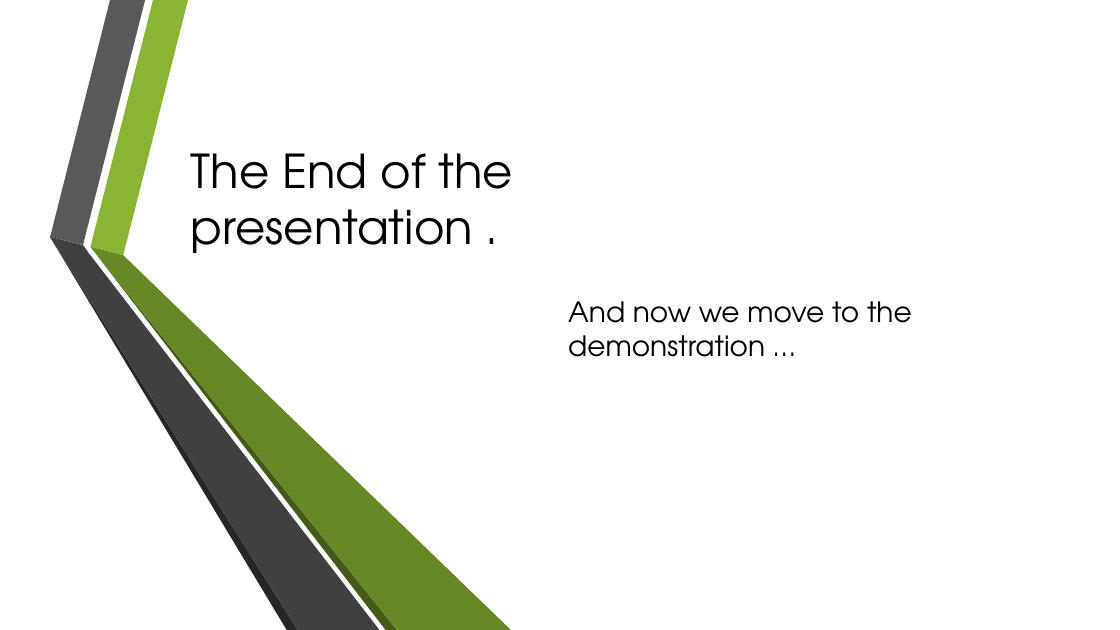
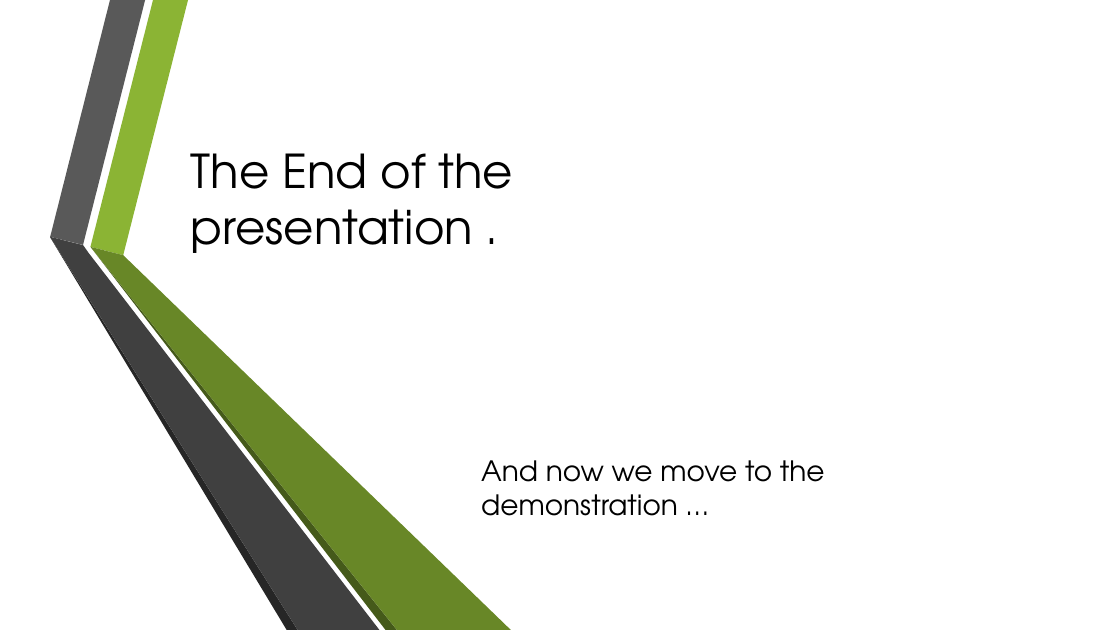
Before and after one commit to SCE-SWE-2018-G3/ticket-management-system, a slide deck: slide 13 of Presentation/TicketMan®.pptx. Drawn at 1120x630 pixels with LibreOffice and Linux fonts; fonts in the diff are those of the drawing; background and template pictures are left out. Boxes give left, top, right and bottom in pixels: in the first picture for what was removed or moved away, otherwise in the second. Text is boxed around its words. In the diff, an @@ line names an element or a change of style, - is before the commit and + after.

```diff
--- a/Presentation/TicketMan®.pptx
+++ b/Presentation/TicketMan®.pptx
@@ text "And now we move to ...": place and size @@
-text "And now we move to ..." at (568,301,912,357)
+text "And now we move to ..." at (481,460,825,516)
```
Also in this commit, not shown: 8 other slides changed, 1 other file.
